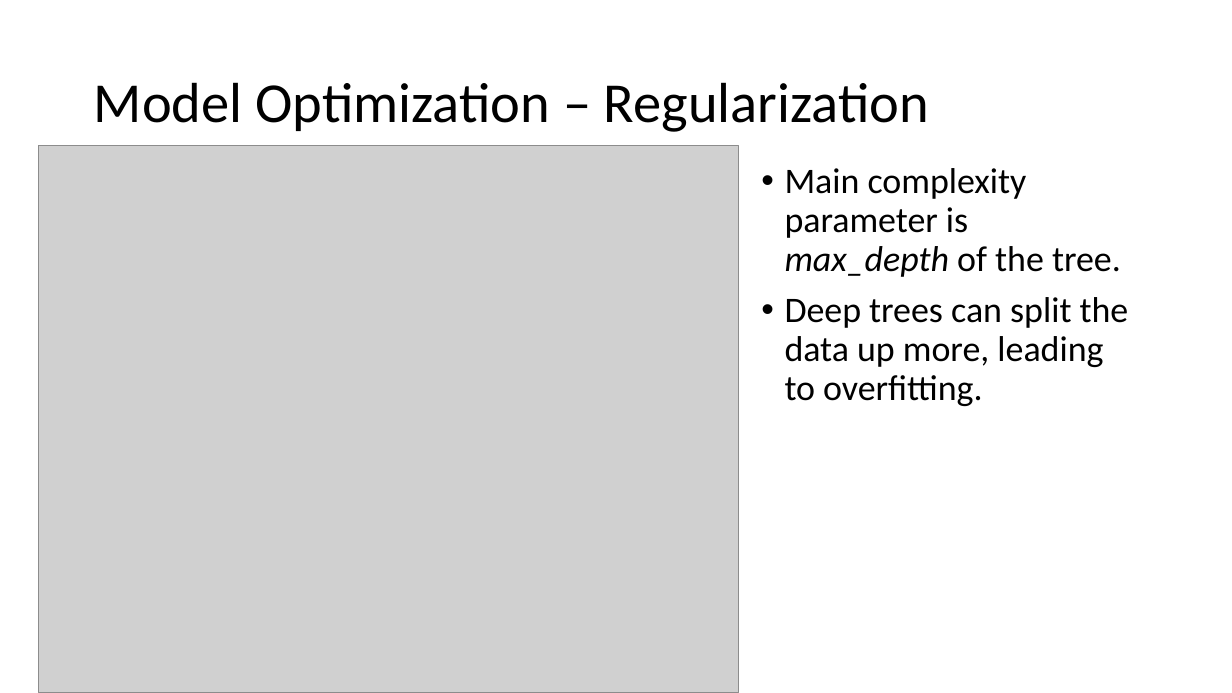
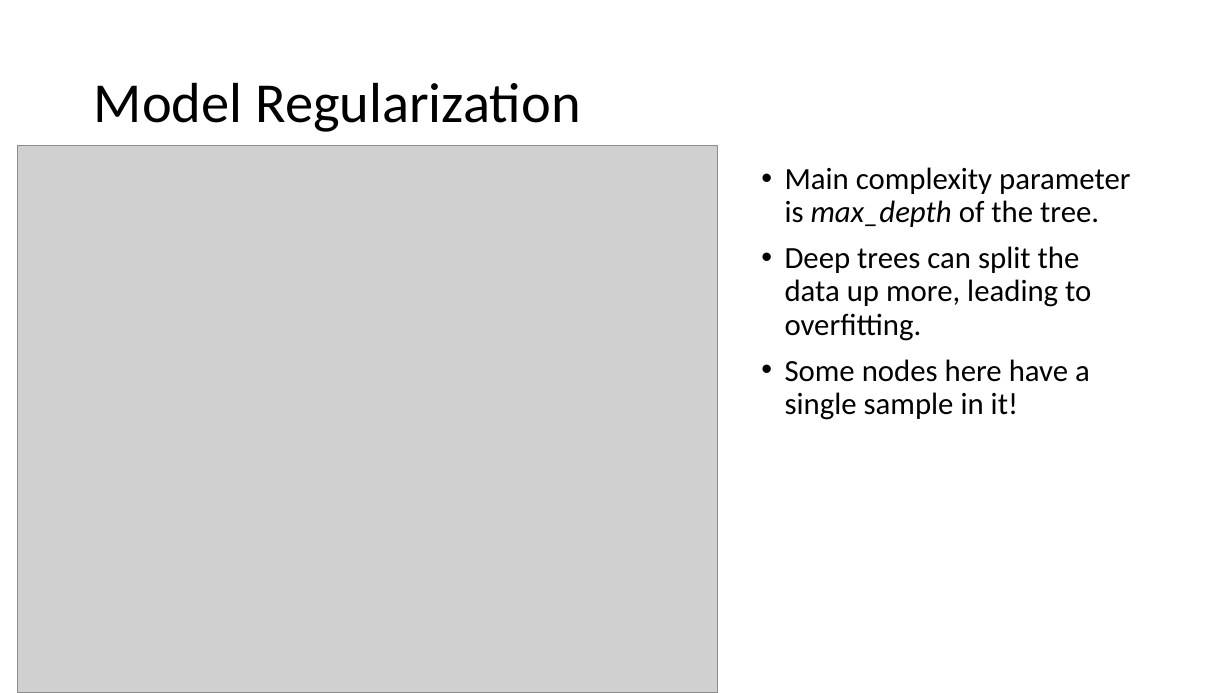
Before and after one commit to silburt/RF_DeepDive, a slide deck: slide 31 of presentation.pptx (slide 28 before the commit). Drawn at 1232x693 pixels with LibreOffice and Linux fonts; fonts in the diff are those of the drawing; grey boxes stand for pictures. Boxes give left, top, right and bottom in pixels: in the first picture for what was removed or moved away, otherwise in the second. Text is boxed around its words. In the diff, an @@ line names an element or a change of style, - is before the commit and + after.

```diff
--- a/presentation.pptx
+++ b/presentation.pptx
@@ title at <box>94,82,580,132</box>: text changed @@
-Model Optimization – Regularization
+Model Regularization
@@ picture: place and size @@
-picture at <box>39,146,739,693</box>
+picture at <box>18,146,718,693</box>
@@ text at <box>785,167,1131,341</box>: size 28 to 24 pt in "Main complexity parameter is max_depth of the ...", "Deep trees can split the data up ..." @@
@@ text at <box>785,359,1090,420</box>: paragraph added @@
+• Some nodes here have a single sample in it!
```
Also in this commit, not shown: 6 other slides changed, 4 slides added, 4 other files.
